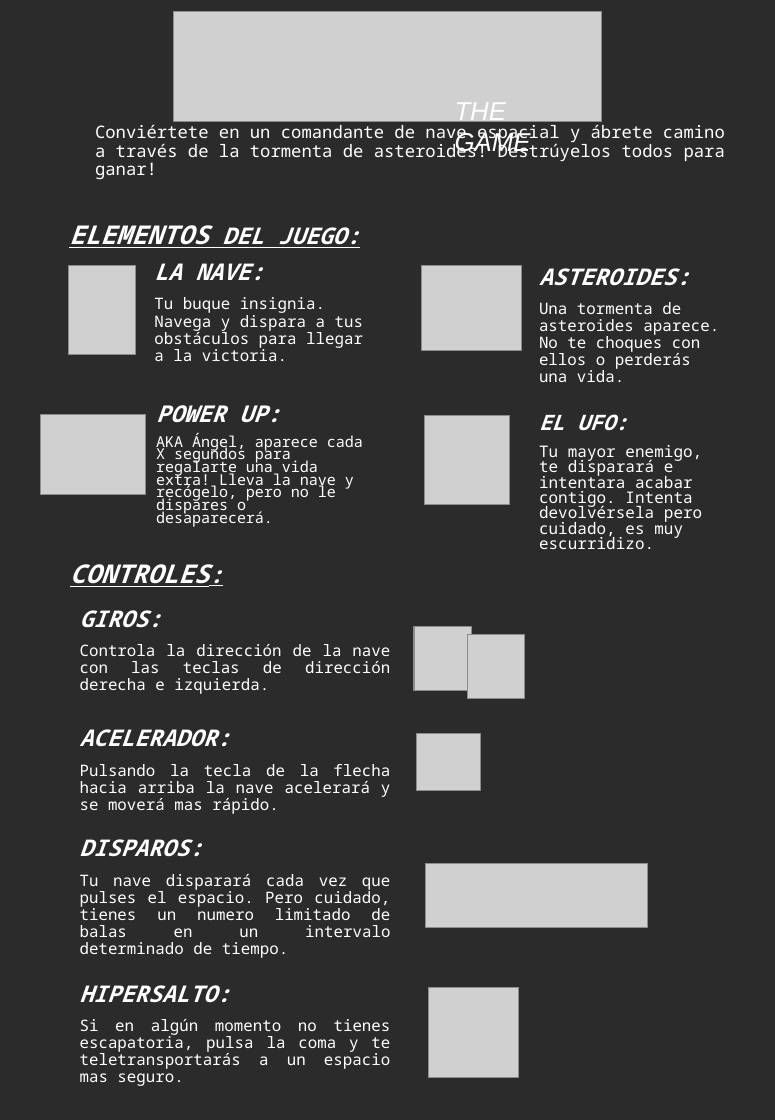
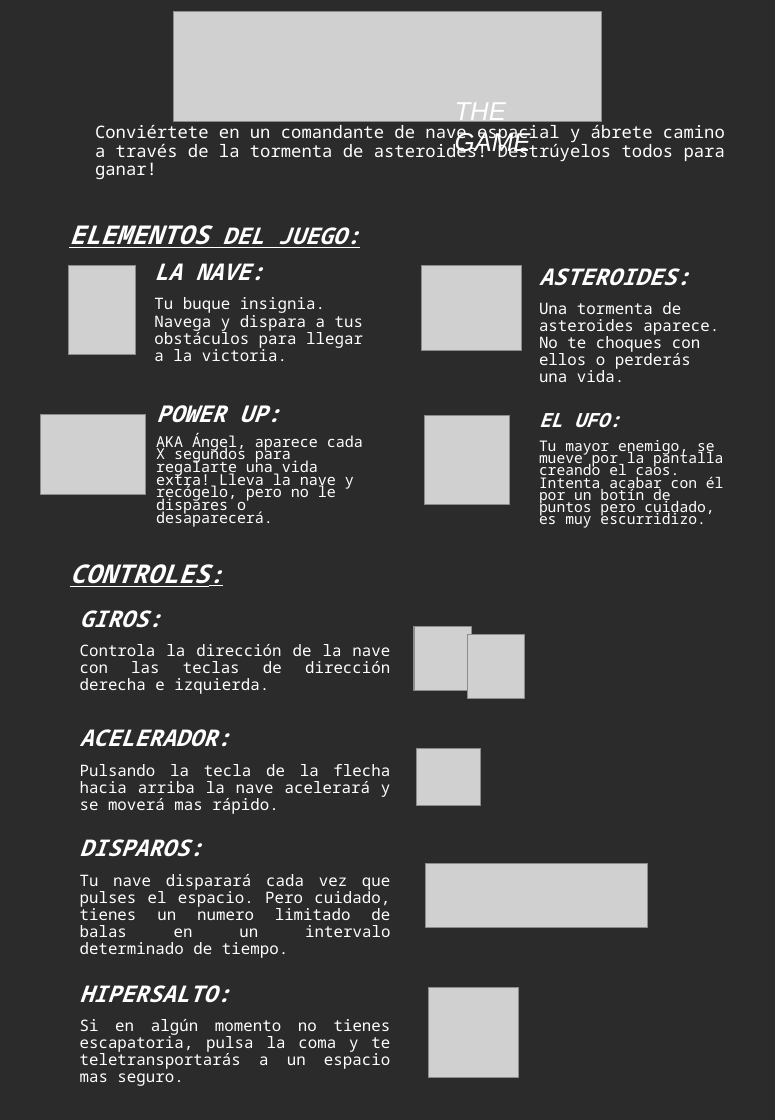
Before and after one commit to jbarciv/Asteroids-with-openGL, a slide deck: slide 1 of instrucciones/INTRUCTIONS.pptx. Drawn at 775x1120 pixels with LibreOffice and Linux fonts; fonts in the diff are those of the drawing; grey boxes stand for pictures; background and template pictures are left out; a plain dark background stands for a picture behind light text. Boxes give left, top, right and bottom in pixels: in the first picture for what was removed or moved away, otherwise in the second. Text is boxed around its words. In the diff, an @@ line names an element or a change of style, - is before the commit and + after.

Commit message:
cambios en instructions

```diff
--- a/instrucciones/INTRUCTIONS.pptx
+++ b/instrucciones/INTRUCTIONS.pptx
@@ text at [539,413,621,427]: size 14.8 to 13.6 pt in "EL UFO:"; line spacing 0.8 to 0.7 @@
@@ text at [539,440,724,528]: text changed; size 11.1 to 10.2 pt @@
-Tu mayor enemigo, te disparará e intentara acabar contigo. Intenta devolvérsela pero cuidado, es muy escurridizo.
+Tu mayor enemigo, se mueve por la pantalla creando el caos. Intenta acabar con él por un botín de puntos pero cuidado, es muy escurridizo.
@@ picture: place and size @@
-picture at [416,733,480,790]
+picture at [416,748,480,806]
```
